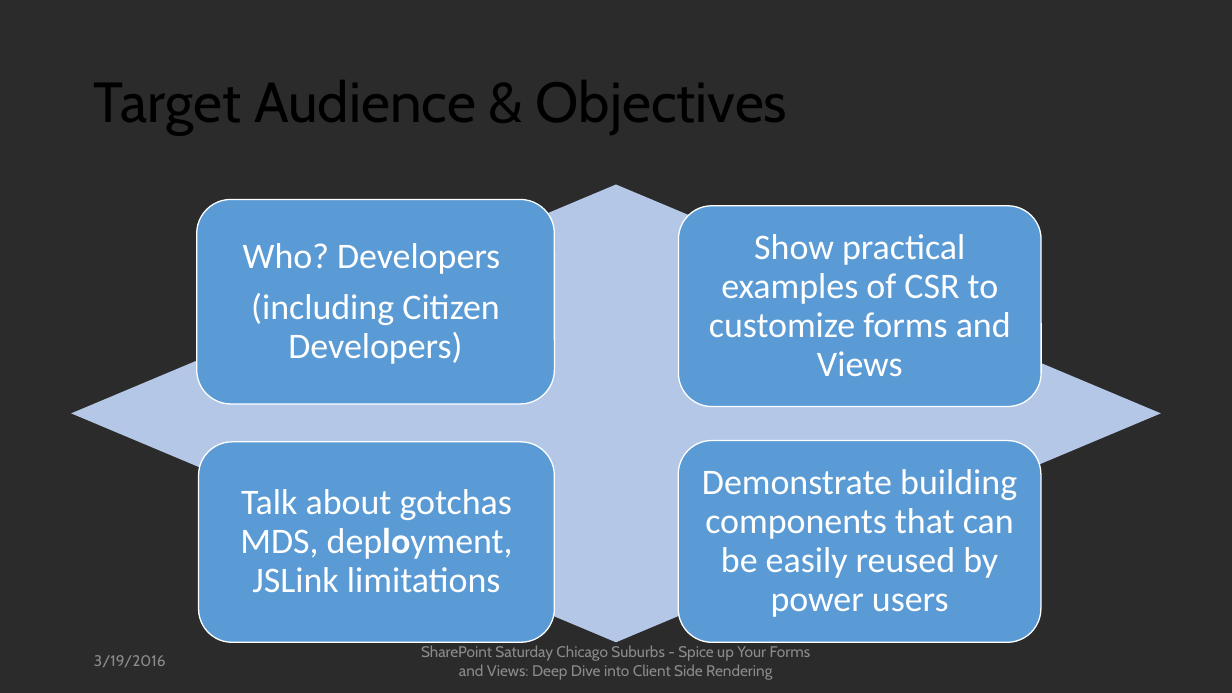
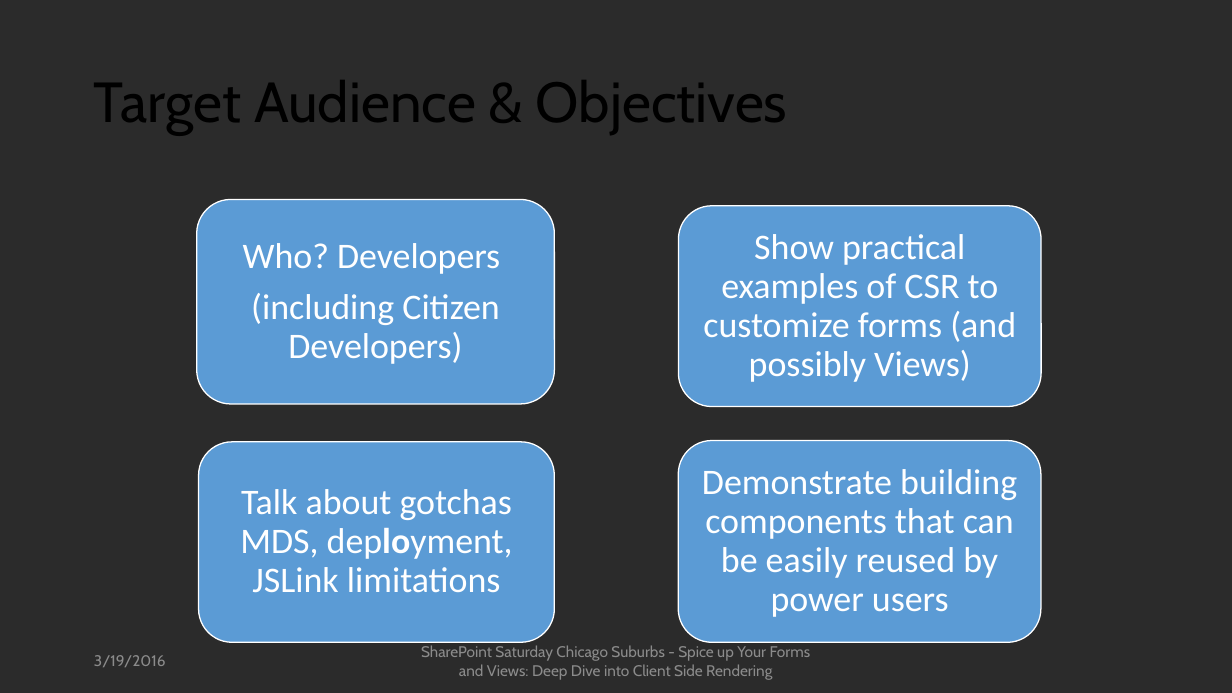
Before and after one commit to mcsheaj/CSRDemos, a slide deck: slide 5 of SPSChicagoBurbs.pptx. Drawn at 1232x693 pixels with LibreOffice and Linux fonts; fonts in the diff are those of the drawing; background and template pictures are left out; a plain dark background stands for a picture behind light text. Boxes give left, top, right and bottom in pixels: in the first picture for what was removed or moved away, otherwise in the second. Text is boxed around its words. In the diff, an @@ line names an element or a change of style, - is before the commit and + after.

Commit message:
css and slide changes

```diff
--- a/SPSChicagoBurbs.pptx
+++ b/SPSChicagoBurbs.pptx
@@ diamond removed at [71,185,1161,642] @@
@@ text at [703,234,1016,382]: text changed @@
-Show practical examples of CSR to customize forms and Views
+Show practical examples of CSR to customize forms (and possibly Views)
```
Also in this commit, not shown: 7 other slides changed, 2 other files.
